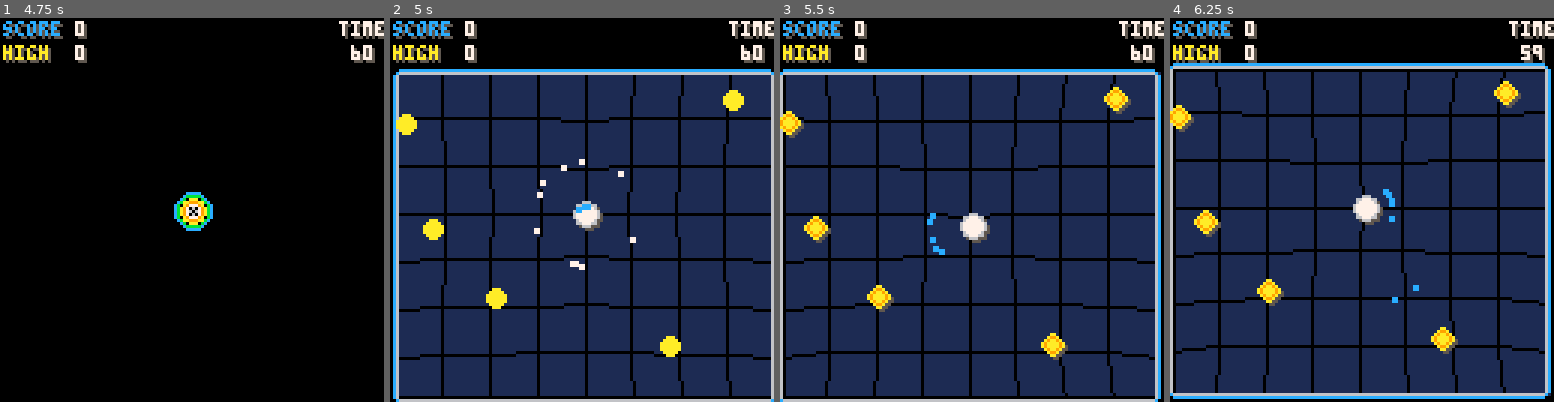
Above: before the commit, frames 1-4 (left to right).
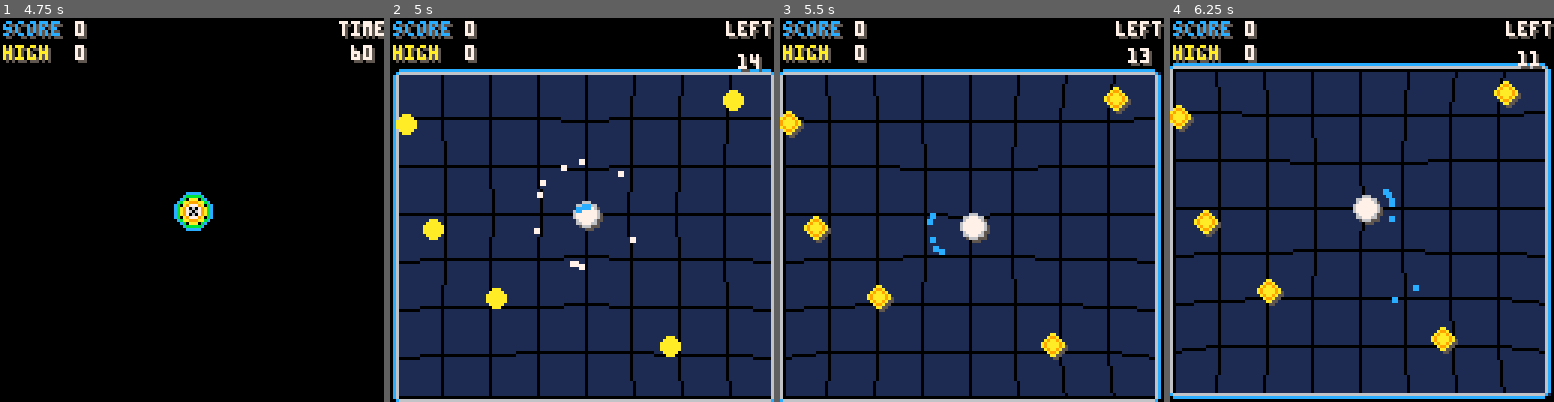
Above: after the commit, the same moments.

Repository: tesselode/netty
Game: PICO-8 cartridge netty.p8
The game is run twice, just before and just after one commit, with the same random seed, the same clock (stepped at 60 frames per second) and the same inputs.
Inputs:
- Up to frame 1 (4.75 s): tap O (Z key) at 0.7, 1.7, 2.1, 2.5, 2.9, 3.3, 3.7, 4.1, 4.5 s; hold Right 1.6-2.1 s; hold Up 2.15-2.42 s; hold Right 2.47-3.03 s; hold Left 3.08-3.58 s; hold Down 3.63-3.97 s; hold Right 4.02-4.68 s; hold Up from 4.73 s (still down)
- Up to frame 2 (5 s): keep holding Up; tap O (Z key) at 4.9 s
- Up to frame 3 (5.5 s): release Up at 5.03 s; hold Left from 5.08 s (still down); tap O (Z key) at 5.3 s
- Up to frame 4 (6.25 s): release Left at 5.68 s; tap O (Z key) at 5.7, 6.1 s; hold Down 5.73-6.03 s; hold Right from 6.08 s (still down)

Frame 1 is identical in both runs. In frame 2, 0.7% of the frame differs, in the area x 87-100%, y 0-15%; in frame 3, 0.7%; in frame 4, 0.7%, in the area x 87-100%, y 0-14%.

Commit message:
game b: limited launches

Diff:
--- a/netty.p8
+++ b/netty.p8
@@ -187,6 +187,7 @@
  	y = 64,
  	vx = 0,
  	vy = 0,
+ 	canlaunch = true,
  	launching = false,
  	charge = 0,
  	launchdir = 0,
@@ -286,17 +287,21 @@
 
   -- start charge
   if not self.launching and buttonpressed then
-   self.launching = true
-   self.charge = 0
-   if btn(0) or btn(1) or btn(2) or btn(3) then
-    self.launchdir = atan2(inputx, inputy)
-    if launchstyle == 1 then
-     self.launchdir += .5
-    end
-   else
-    self.launchdir = atan2(self.vx, self.vy)
-   end
-   sfx(8, 2)
+   if self.canlaunch then
+	   self.launching = true
+	   self.charge = 0
+	   if btn(0) or btn(1) or btn(2) or btn(3) then
+	    self.launchdir = atan2(inputx, inputy)
+	    if launchstyle == 1 then
+	     self.launchdir += .5
+	    end
+	   else
+	    self.launchdir = atan2(self.vx, self.vy)
+	   end
+	   sfx(8, 2)
+	  else
+	   sfx(35)
+	  end
   end
 
   -- charge up
@@ -312,6 +317,7 @@
 
   -- launch
   if self.launching and (not btn(4) or self.charge >= 1) then
+   state.gameplay:onlaunch()
    self.launching = false
    local angle = self.launchdir
    self.vx = self.launchspeed * cos(angle) * self.charge
@@ -678,7 +684,7 @@
 
 state.gameplay = {}
 
-function state.gameplay:enter()
+function state.gameplay:enter(gametype)
 	player = class.player()
 	dots = {}
 	blackholes = {}
@@ -689,6 +695,7 @@
 	 multiplier = 1,
 	 dotscollected = 0,
 	 timeleft = 60,
+	 movesleft = 15,
 	}
 	cam = {
 	 sequence = {{0, 0}},
@@ -697,6 +704,9 @@
 	gravitytimer = 0
 
 	self.powerups = {}
+	self.gametype = 2
+
+	-- cosmetic
 	self.grid = {}
 	for x = 0, 128, 16 do
 	 self.grid[x] = {}
@@ -769,10 +779,22 @@
   sfx(21, 3)
  end
  if c == 6 then
-  score.timeleft += 5
-  add(effects, class.poweruptext('extra time!'))
+  if self.gametype == 1 then
+	  score.timeleft += 5
+	  add(effects, class.poweruptext('extra time!'))
+	 else
+	  score.movesleft += 3
+	  add(effects, class.poweruptext('extra launches!'))
+	 end
   sfx(33, 3)
  end
+end
+
+function state.gameplay:onlaunch()
+ if self.gametype == 2 then
+  score.movesleft -= 1
+ end
+ self.timeyoffset = 4
 end
 
 function state.gameplay:update()
@@ -781,10 +803,23 @@
   return
  end
 
- score.timeleft -= 1/60
- if score.timeleft <= 0 then
-  gotostate(state.results)
- end
+ if self.gametype == 1 then
+	 score.timeleft -= 1/60
+	 if score.timeleft <= 0 then
+	  gotostate(state.results)
+	 end
+	end
+	if self.gametype == 2 then
+	 player.canlaunch = score.movesleft > 0
+	 if score.movesleft == 0 then
+	  score.timeleft -= 1/60
+	  if score.timeleft <= 0 then
+		  gotostate(state.results)
+		 end
+		else
+			score.timeleft = 10
+		end
+	end
 
  if gravitytimer > 0 then
   gravitytimer -= 1/60
@@ -862,14 +897,18 @@
 
  -- update hud animations
  self.timeyoffset = lerp(self.timeyoffset, 0, .2)
- self.secondtimer -= 1/60
- if self.secondtimer <= 0 then
-  self.secondtimer += 1
-  if score.timeleft < 10 then
-   self.timeyoffset = 4
-   sfx(29)
-  end
- end
+ if self.gametype == 1 or score.movesleft == 0 then
+	 self.secondtimer -= 1/60
+	 if self.secondtimer <= 0 then
+	  self.secondtimer += 1
+	  if score.timeleft < 10 then
+	   self.timeyoffset = 4
+	   sfx(29)
+	  end
+	 end
+	else
+	 self.secondtimer = 1
+	end
 
  -- rolling score counter
  self.displayscore = lerp(self.displayscore, score.score, .25)
@@ -952,17 +991,31 @@
  print(s, 26, 10, 5)
  print(s, 25, 9, 7)
 
- -- time left
- print('time', 114, 2, 5)
- print('time', 113, 1, 7)
- local t = flr(score.timeleft) + 1
- t = t .. ''
- printc(t, 122, 10 + self.timeyoffset, 5)
- local c = 7
- if score.timeleft < 10 then
-  c = 8
- end
- printc(t, 121, 9 + self.timeyoffset, c)
+ -- time/moves left
+ if self.gametype == 1 or score.movesleft == 0 then
+	 print('time', 113, 2, 5)
+	 print('time', 112, 1, 7)
+	 local t = flr(score.timeleft) + 1
+	 t = t .. ''
+	 printc(t, 121, 10 + self.timeyoffset, 5)
+	 local c = 7
+	 if score.timeleft < 10 then
+	  c = 8
+	 end
+	 printc(t, 120, 9 + self.timeyoffset, c)
+	else
+	 print('left', 113, 2, 5)
+	 print('left', 112, 1, 7)
+	 local t = score.movesleft
+	 t = t .. ''
+	 printc(t, 121, 10 + self.timeyoffset, 5)
+	 local c = 7
+	 if score.movesleft < 5 then
+	  c = 8
+	 end
+	 printc(t, 120, 9 + self.timeyoffset, c)
+	end
+
 
  -- draw title
  for i = 0, 4 do
Not shown, changed: the sound effects (__sfx__) section of netty.p8
